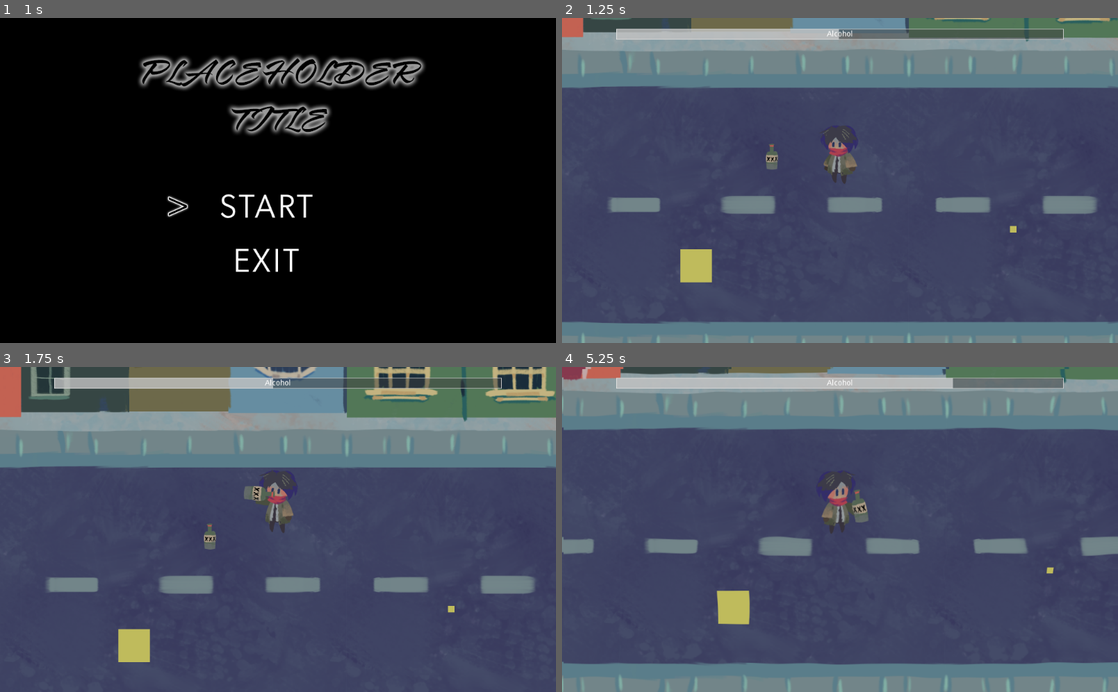
Above: before the commit, frames 1-4 (two rows, left to right).
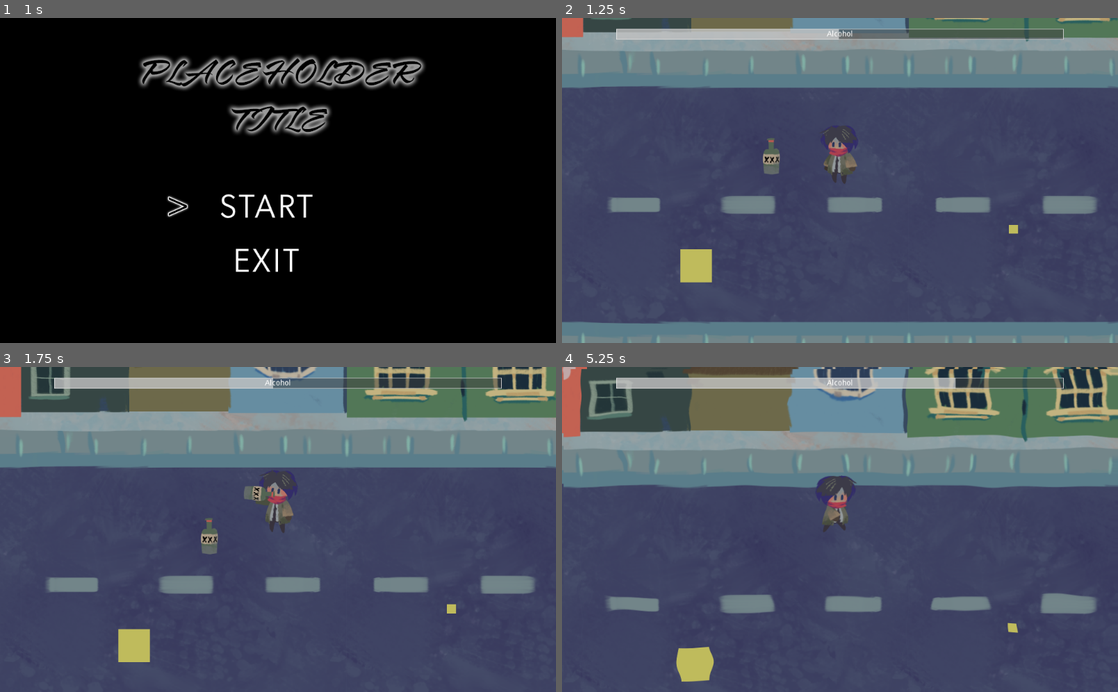
Above: after the commit, the same moments.

Repository: kris-pearman/global-game-jam-2021
Game: Godot game, scene res://Scenes/Screens/Title.tscn
Same seed, same stepped clock (60 frames per second), same inputs: the game is played once before the commit and once after it. The engine's default icon, where the game draws it, is replaced by a stand-in: a white triangle on a blue panel in a dark square. Sound files missing from this copy of the repository are replaced by a short silence.
Inputs:
- Up to frame 1 (1 s): tap Enter (ui_accept) at 0.5, 0.77 s; hold Up (up) from 0.53 s (still down)
- Up to frame 2 (1.25 s): keep holding Up (up)
- Up to frame 3 (1.75 s): keep holding Up (up); tap Enter (ui_accept) at 1.52 s
- Up to frame 4 (5.25 s): release Up (up) at 2.03 s; hold Left (left) 2.03-3.53 s; tap Enter (ui_accept) at 3.02, 3.77, 4.52 s; hold Down (down) 3.53-4.28 s; hold Right (right) 4.28-5.03 s; hold Up (up) from 5.03 s (still down)

Frame 1 is identical in both runs. In frame 2, 0.2% of the frame differs, in the area x 36-82%, y 36-67%; in frame 3, 0.2%; in frame 4, 46%, in the area x 0-100%, y 0-100%.

Commit message:
added drink animation after booze pickup

Diff:
--- a/Global Game Jam 2021/Scenes/Pickup/Pickup.tscn
+++ b/Global Game Jam 2021/Scenes/Pickup/Pickup.tscn
@@ -5,12 +5,13 @@
 [ext_resource path="res://Scenes/Pickup/Collider.gd" type="Script" id=3]
 
 [sub_resource type="RectangleShape2D" id=1]
+extents = Vector2( 14, 23 )
 
 [node name="Pickup" type="Node2D"]
 script = ExtResource( 1 )
 
 [node name="Sprite" type="Sprite" parent="."]
-scale = Vector2( 0.5, 0.5 )
+scale = Vector2( 0.7, 0.7 )
 texture = ExtResource( 2 )
 
 [node name="Collider" type="Area2D" parent="."]
--- a/Global Game Jam 2021/Scenes/Player.gd
+++ b/Global Game Jam 2021/Scenes/Player.gd
@@ -14,6 +14,7 @@
 
 func _ready():
 	Events.player = self
+	Events.connect("player_collided_with_pickup", self, "on_pickup")
 
 func _physics_process(delta):
 	if !in_cutscene && !is_drinking:
@@ -91,7 +92,10 @@
 	if $DrinkTimer.time_left < 0.5:
 			$DrinkTimer/Drinking.stop()
 
-
+func on_pickup(object):
+	if object.type == "booze":
+		drink_animation()
+		set_timer()
 
 func play_cutscene(id):
 	in_cutscene = true
